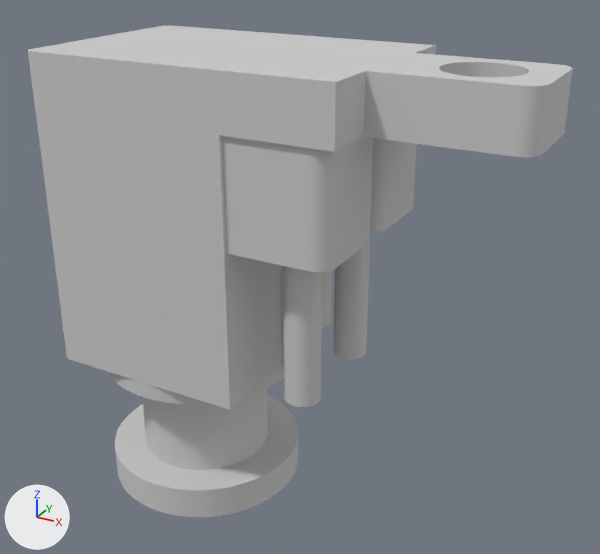
The COLLADA model src/abb_gofa_description/meshes/pipettle/pipettle_base.dae, before and after one commit.
One viewpoint serves both versions: a 50 mm lens placed at (0.1385, -0.1882, 0.1677), pointed at (0.0334, 0.0028, 0.0721). The lights are fixed; the arrows at lower left show +X, +Y and +Z.

The scene before the commit, as lines of its bpy script (objects in view):
```python
mat_body = principled_material('Body')
mat_body.base_color = (0.604, 0.604, 0.604)  # light grey #cccccc
mat_body.roughness = 0.9
me_body = bpy.data.meshes.new('Body')
me_body.from_pydata(...)  # 2070 vertices, 4140 faces; spans x -0.03..0.1, y -0.03..0.03, z 0.0..0.135
me_body.materials.append(mat_body)  # light grey #cccccc
ob_node0 = bpy.data.objects.new('node0', me_body)
ob_node0.location = (0.0, 0.0, 0.0)
```
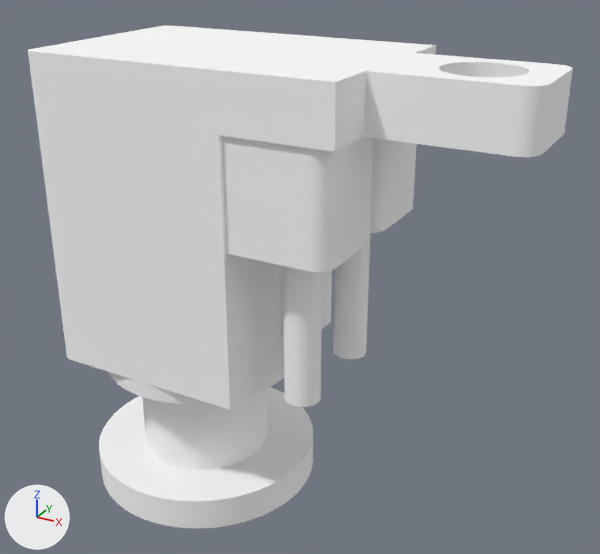
Location of each change, [x1, y1, x2, y2] in pixels of the pictures (600 x 554 px; the box of a moved part takes in the faces that stretch with it):
'node0', recoloured, reshaped: before [28, 26, 573, 517]; after [28, 26, 573, 528]
part 1 of me_body, moved or reshaped: before [115, 395, 298, 517]; after [99, 387, 313, 528]

Patch to the scene script:
```diff
--- a/src/abb_gofa_description/meshes/pipettle/pipettle_base.dae.py
+++ b/src/abb_gofa_description/meshes/pipettle/pipettle_base.dae.py
@@ mat_body @@
 mat_body = principled_material('Body')
-mat_body.base_color = (0.604, 0.604, 0.604)  # light grey #cccccc
+mat_body.base_color = (1.0, 1.0, 1.0)  # white #ffffff
 mat_body.roughness = 0.9
@@ me_body @@
 # used by ob_node0; location = (0.0, 0.0, 0.0)
-me_body.from_pydata(...)  # 2070 vertices, 4140 faces; spans x -0.03..0.1, y -0.03..0.03, z 0.0..0.135
+me_body.from_pydata(...)  # 2070 vertices, 4140 faces; spans x -0.035..0.1, y -0.035..0.035, z 0.0..0.135
+# me_body part 1: 252 of 2070 vertices moved; they spanned x -0.03..0.03, y -0.03..0.03, z 0.0..0.01 and now span x -0.035..0.035, y -0.035..0.035, z 0.0..0.01; mean shift (0.0, 0.0, 0.0); largest move (0.0199, -0.0225, 0.01) -> (-0.0257, 0.0238, 0.01)
 me_body.materials.append(mat_body)
```
